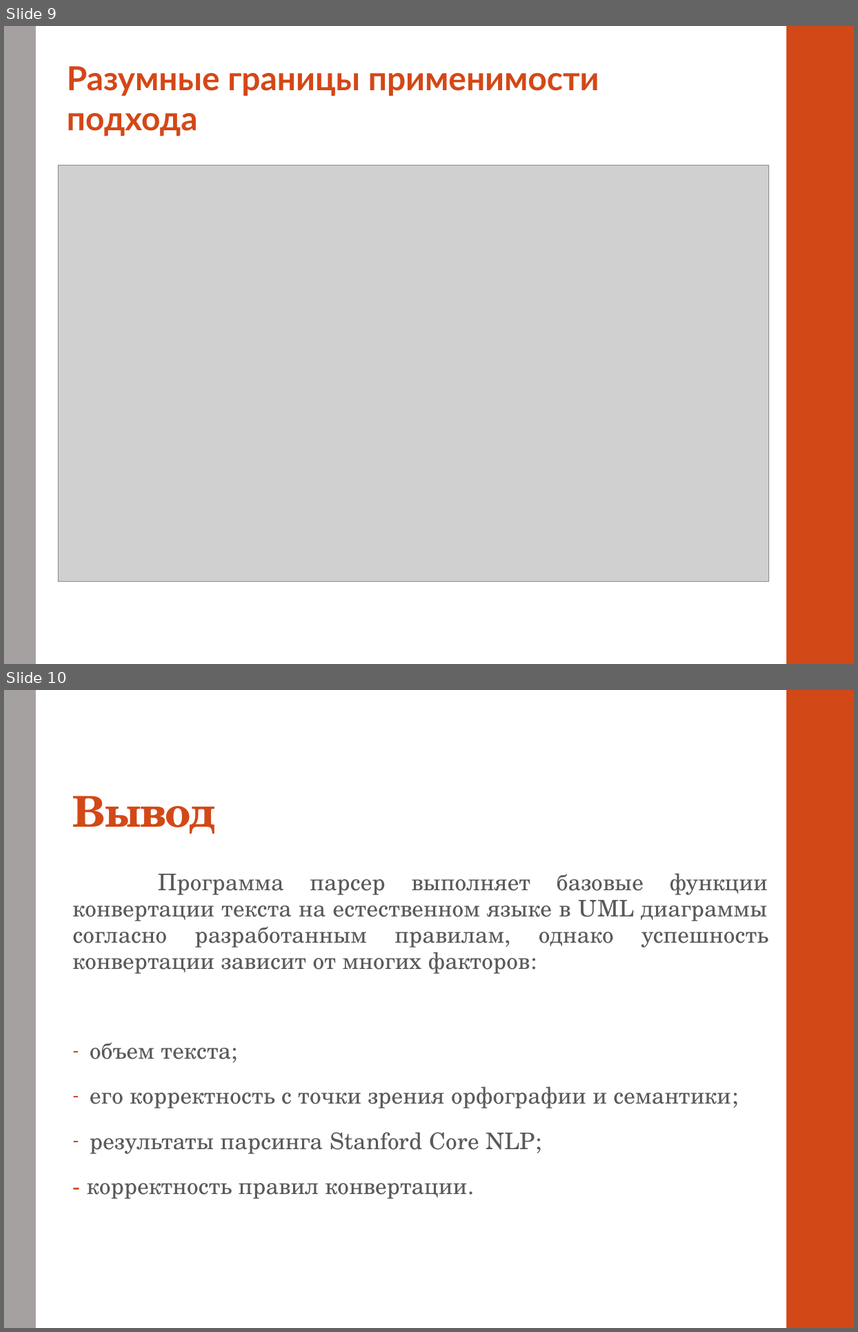
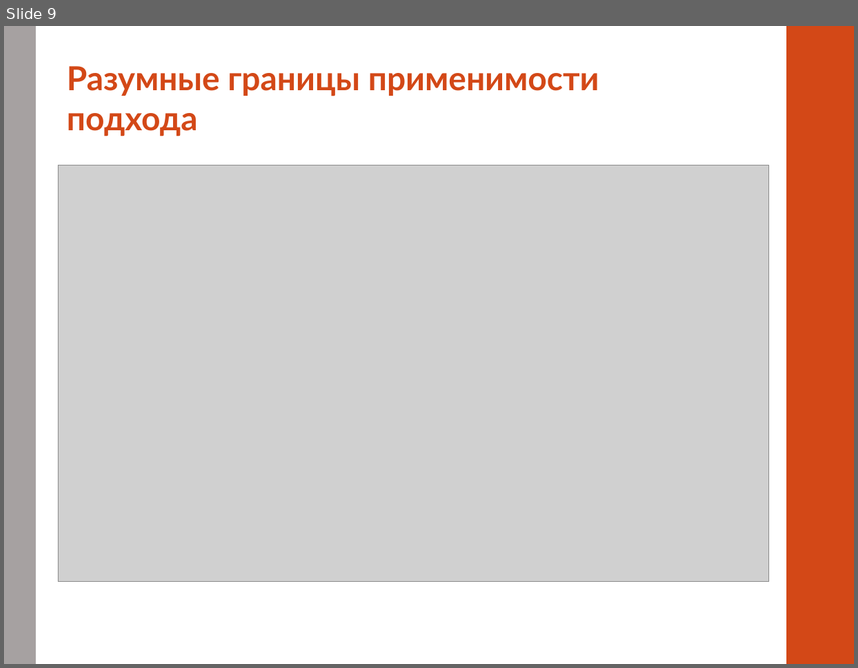
Before and after one commit to alexnodejs/onto-diploma, a slide deck: presentation/Moiseyenko_presentation_cut.pptx. Shown one above the other, each under a label of ours: slides 9 and 10 before the commit, slide 9 after it. The pictures are 858x1332 and 858x668 pixels, drawn with LibreOffice and Linux fonts; fonts in the diff are those of the drawing; grey boxes stand for pictures. Boxes give left, top, right and bottom in pixels: in the first picture for what was removed or moved away, otherwise in the second. Text is boxed around its words. In the diff, an @@ line names an element or a change of style, - is before the commit and + after.

```diff
--- a/presentation/Moiseyenko_presentation_cut.pptx
+++ b/presentation/Moiseyenko_presentation_cut.pptx
@@ slide 10 removed at box(4, 690, 854, 1328), background #FFFFFF; not listed: 2 template elements that a slide beside it also shows @@
@@ title removed at box(73, 796, 217, 834) @@
-Вывод
@@ text removed at box(73, 873, 769, 1199) @@
-Программа парсер выполняет базовые функции конвертации текста на естественном языке в UML диаграммы согласно разработанным правилам, однако успешность конвертации зависит от многих факторов:
-– объем текста;
-– его корректность с точки зрения орфографии и семантики;
-– результаты парсинга Stanford Core NLP;
-- корректность правил конвертации.
```
Also in this commit, not shown: 3 slides changed, 1 slide added.
